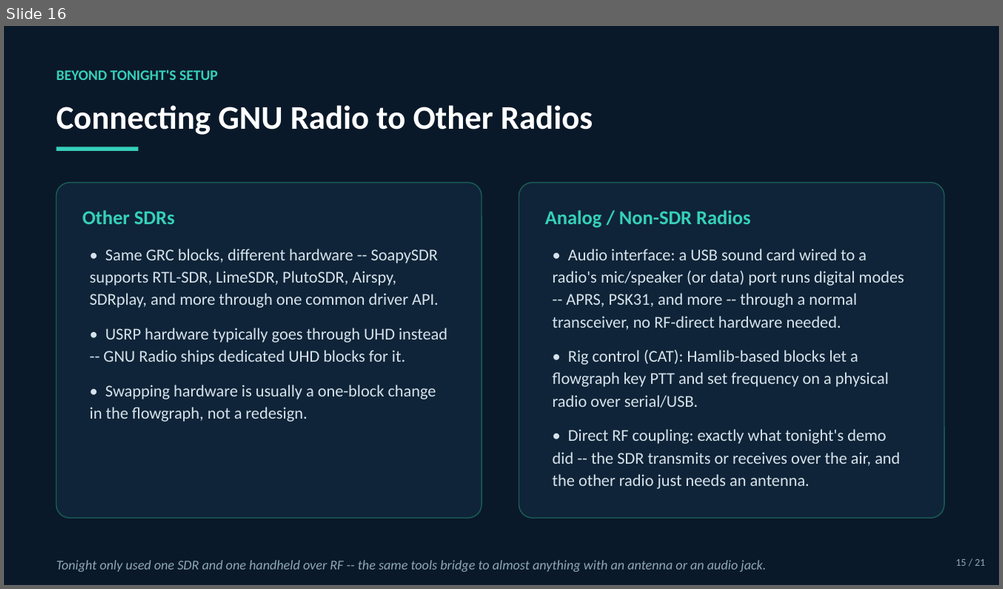
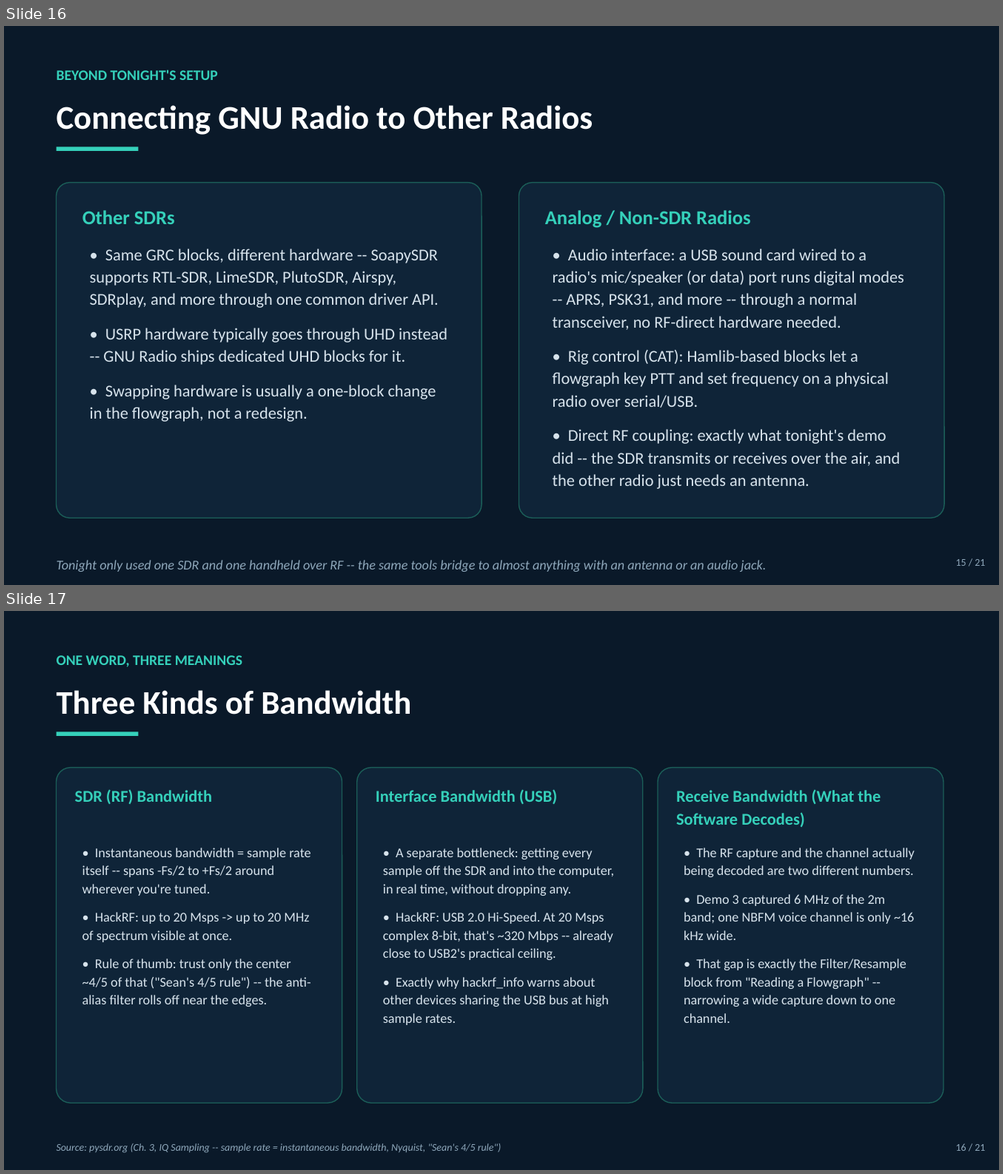
Before and after one commit to W5TSU/SDR-Demo, a slide deck: slides/SDR_Demo.pptx. Shown one above the other, each under a label of ours: slide 16 before the commit, slides 16 and 17 after it. The pictures are 1003x589 and 1003x1174 pixels, drawn with LibreOffice and Linux fonts; fonts in the diff are those of the drawing. Boxes give left, top, right and bottom in pixels: in the first picture for what was removed or moved away, otherwise in the second. Text is boxed around its words. In the diff, an @@ line names an element or a change of style, - is before the commit and + after.

```diff
--- a/slides/SDR_Demo.pptx
+++ b/slides/SDR_Demo.pptx
@@ slide 17 added at box(4, 611, 999, 1170), background #FFFFFF @@
@@ rectangle added at box(4, 611, 999, 1170), fill #0A1929 @@
@@ text added at box(57, 655, 242, 667), 14 pt, text #35D0BA, bold @@
+ONE WORD, THREE MEANINGS
@@ text added at box(57, 690, 411, 715), 32 pt, text #FFFFFF, bold @@
+Three Kinds of Bandwidth
@@ rectangle added at box(57, 732, 138, 736), fill #35D0BA @@
@@ rounded rectangle added at box(57, 768, 342, 1103), fill #0F2438, outline #1B5E58 1 pt @@
@@ rounded rectangle added at box(357, 768, 643, 1103), fill #0F2438, outline #1B5E58 1 pt @@
@@ rounded rectangle added at box(657, 768, 943, 1103), fill #0F2438, outline #1B5E58 1 pt @@
@@ text added at box(75, 789, 212, 804), 16 pt, text #35D0BA, bold @@
+SDR (RF) Bandwidth
@@ text added at box(375, 789, 558, 804), 16 pt, text #35D0BA, bold @@
+Interface Bandwidth (USB)
@@ text added at box(676, 790, 880, 827), 16 pt, text #35D0BA, bold @@
+Receive Bandwidth (What the Software Decodes)
@@ text added at box(82, 848, 311, 1007), 13 pt, text #D7E3EC @@
+• Instantaneous bandwidth = sample rate itself -- spans -Fs/2 to +Fs/2 around wherever you're tuned.
+• HackRF: up to 20 Msps -> up to 20 MHz of spectrum visible at once.
+• Rule of thumb: trust only the center ~4/5 of that ("Sean's 4/5 rule") -- the anti-alias filter rolls off near the edges.
@@ text added at box(383, 848, 614, 1025), 13 pt, text #D7E3EC @@
+• A separate bottleneck: getting every sample off the SDR and into the computer, in real time, without dropping any.
+• HackRF: USB 2.0 Hi-Speed. At 20 Msps complex 8-bit, that's ~320 Mbps -- already close to USB2's practical ceiling.
+• Exactly why hackrf_info warns about other devices sharing the USB bus at high sample rates.
@@ text added at box(683, 848, 914, 1023), 13 pt, text #D7E3EC @@
+• The RF capture and the channel actually being decoded are two different numbers.
+• Demo 3 captured 6 MHz of the 2m band; one NBFM voice channel is only ~16 kHz wide.
+• That gap is exactly the Filter/Resample block from "Reading a Flowgraph" -- narrowing a wide capture down to one channel.
@@ text added at box(57, 1144, 501, 1153), 10 pt, text #8EA7BA, italic @@
+Source: pysdr.org (Ch. 3, IQ Sampling -- sample rate = instantaneous bandwidth, Nyquist, "Sean's 4/5 rule")
@@ text added at box(956, 1144, 984, 1151), 10 pt, text #8EA7BA @@
+16 / 21
```
Also in this commit, not shown: 1 slide changed, 1 slide removed, 3 other files.
